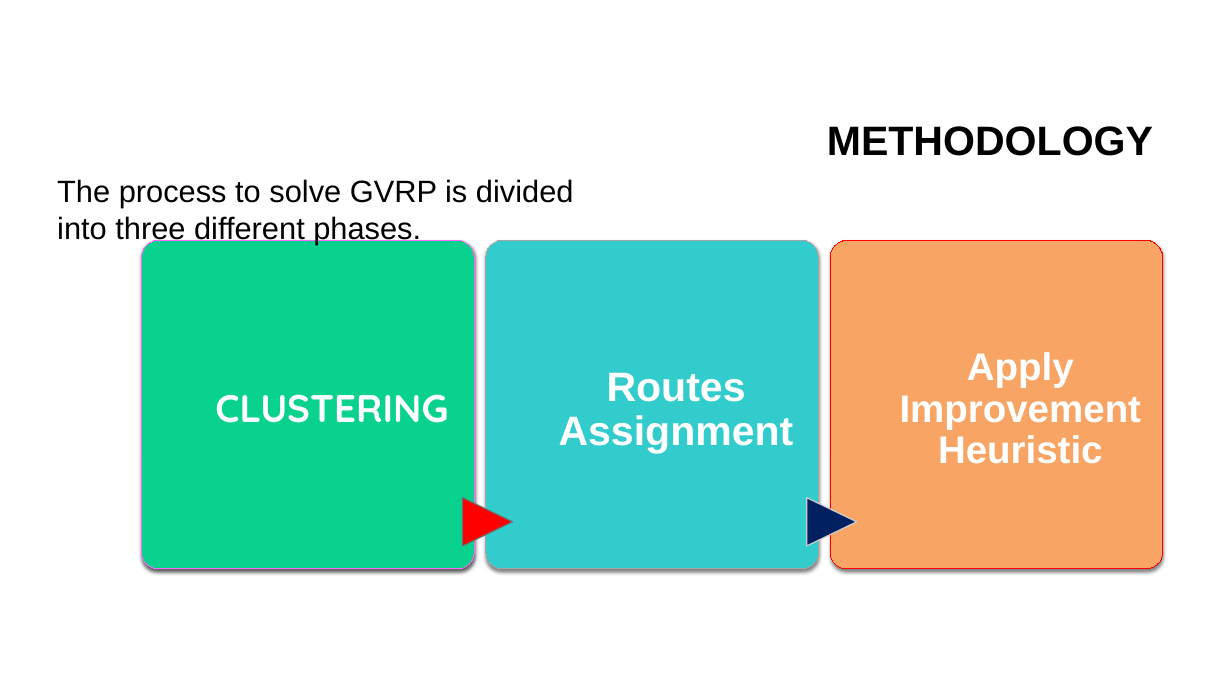
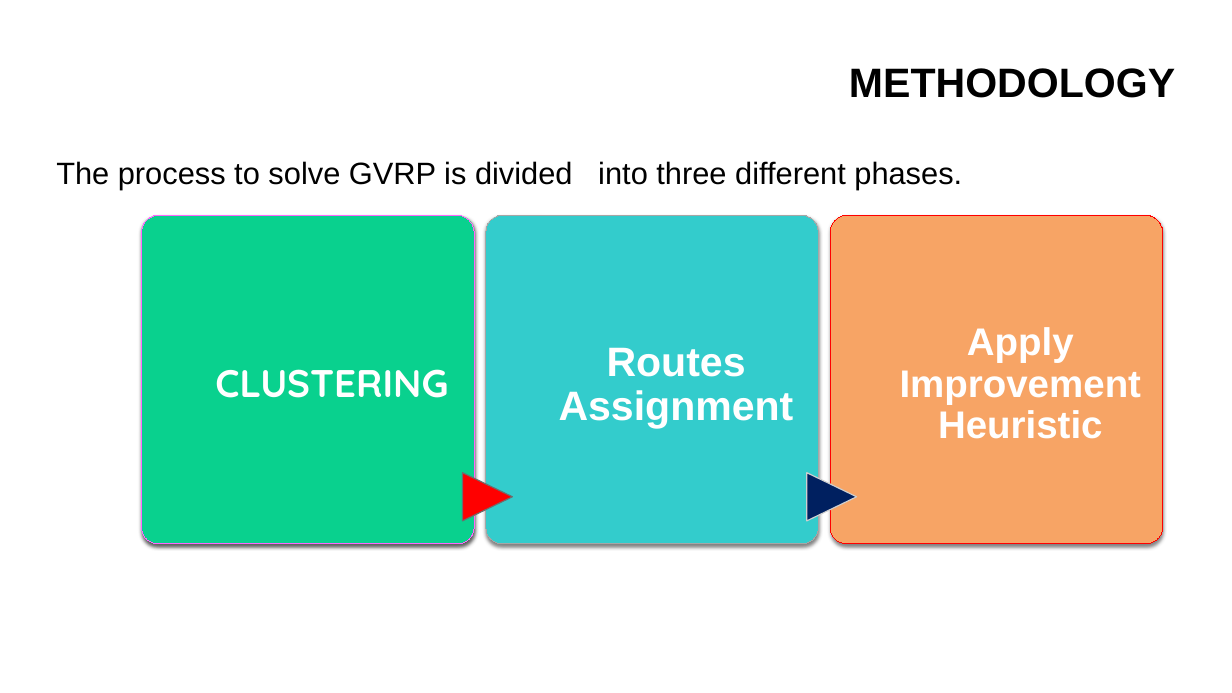
Before and after one commit to nayan082/Thesis-report-slide, a slide deck: slide 7 of 1507082.pptx. Drawn at 1232x693 pixels with LibreOffice and Linux fonts; fonts in the diff are those of the drawing; background and template pictures are left out. Boxes give left, top, right and bottom in pixels: in the first picture for what was removed or moved away, otherwise in the second. Text is boxed around its words. In the diff, an @@ line names an element or a change of style, - is before the commit and + after.

```diff
--- a/1507082.pptx
+++ b/1507082.pptx
@@ title "METHODOLOGY" moved from (x1=827, y1=126, x2=1153, y2=156) to (x1=849, y1=68, x2=1175, y2=98) @@
@@ text "The process to solve GVRP ..." rewrapped from (x1=57, y1=179, x2=574, y2=244) to (x1=56, y1=161, x2=962, y2=190) @@
@@ 3 texts, 3 rounded rectangles, 2 flow chart extracts moved together from (x1=141, y1=240, x2=1163, y2=568) to (x1=141, y1=215, x2=1163, y2=543) @@
```
Also in this commit, not shown: 15 other slides changed, 1 slide added, 2 other files.
